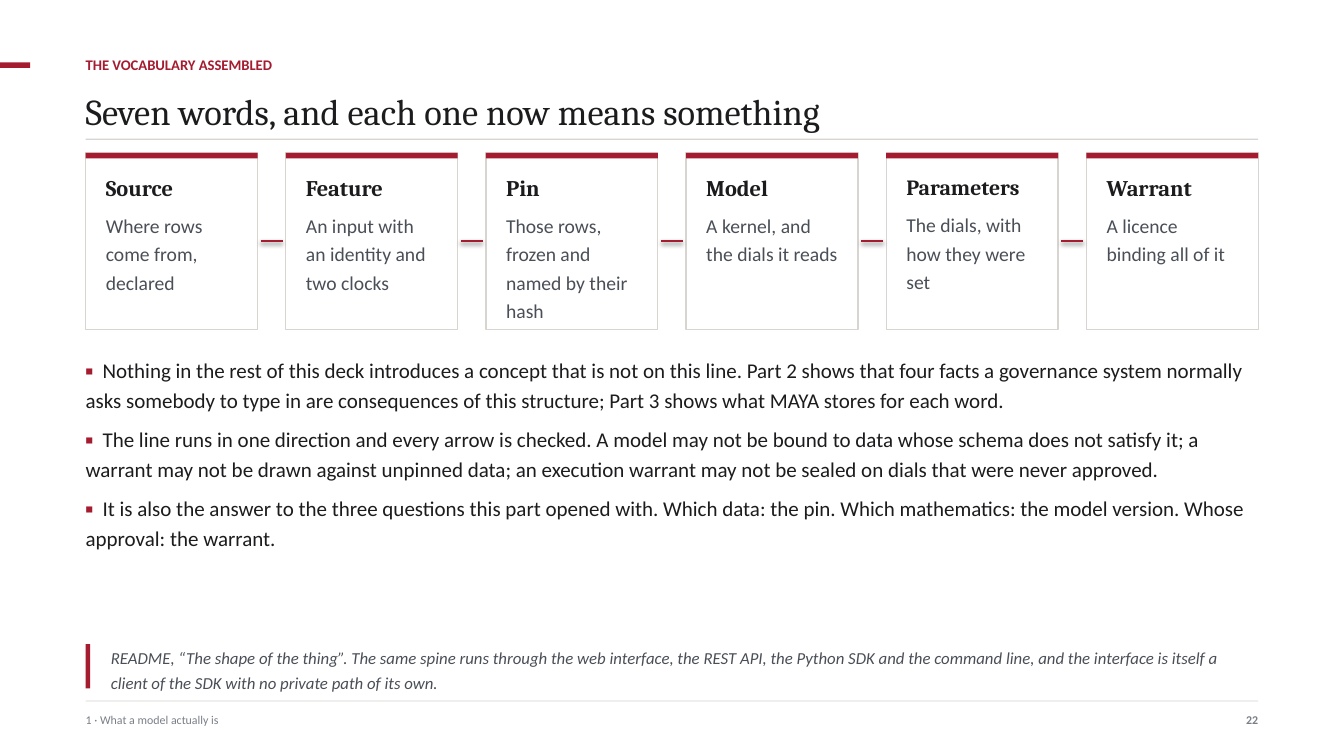
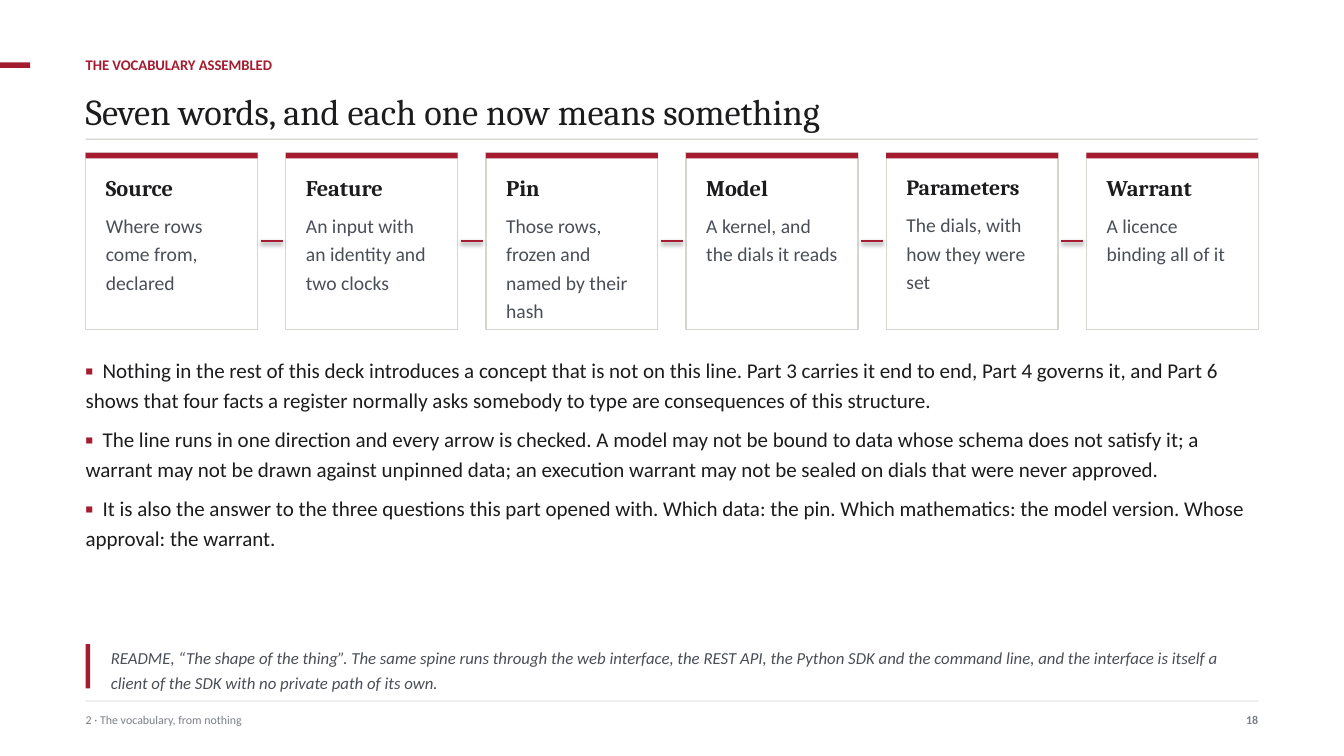
Before and after one commit to ajsinha/maya, a slide deck: slide 18 of docs/MAYA-Model-Management-Formalism-and-System-Design.pptx (slide 22 before the commit). Drawn at 1344x756 pixels with LibreOffice and Linux fonts; fonts in the diff are those of the drawing. Boxes give left, top, right and bottom in pixels: in the first picture for what was removed or moved away, otherwise in the second. Text is boxed around its words. In the diff, an @@ line names an element or a change of style, - is before the commit and + after.

Commit message:
The deck, rethought: 70 slides in nine parts, the 1.0.0 governance layer and fourteen case studies

```diff
--- a/docs/MAYA-Model-Management-Formalism-and-System-Design.pptx
+++ b/docs/MAYA-Model-Management-Formalism-and-System-Design.pptx
@@ text at (86,363,1218,412): text changed @@
-▪ Nothing in the rest of this deck introduces a concept that is not on this line. Part 2 shows that four facts a governance system normally asks somebody to type in are consequences of this structure; Part 3 shows what MAYA stores for each word.
+▪ Nothing in the rest of this deck introduces a concept that is not on this line. Part 3 carries it end to end, Part 4 governs it, and Part 6 shows that four facts a register normally asks somebody to type are consequences of this structure.
@@ text at (86,716,241,726): text changed @@
-1 · What a model actually is
+2 · The vocabulary, from nothing
@@ text at (1246,716,1258,724): text changed @@
-22
+18
```
Also in this commit, not shown: 42 other slides changed, 27 slides added, 47 slides removed, 12 other files.
